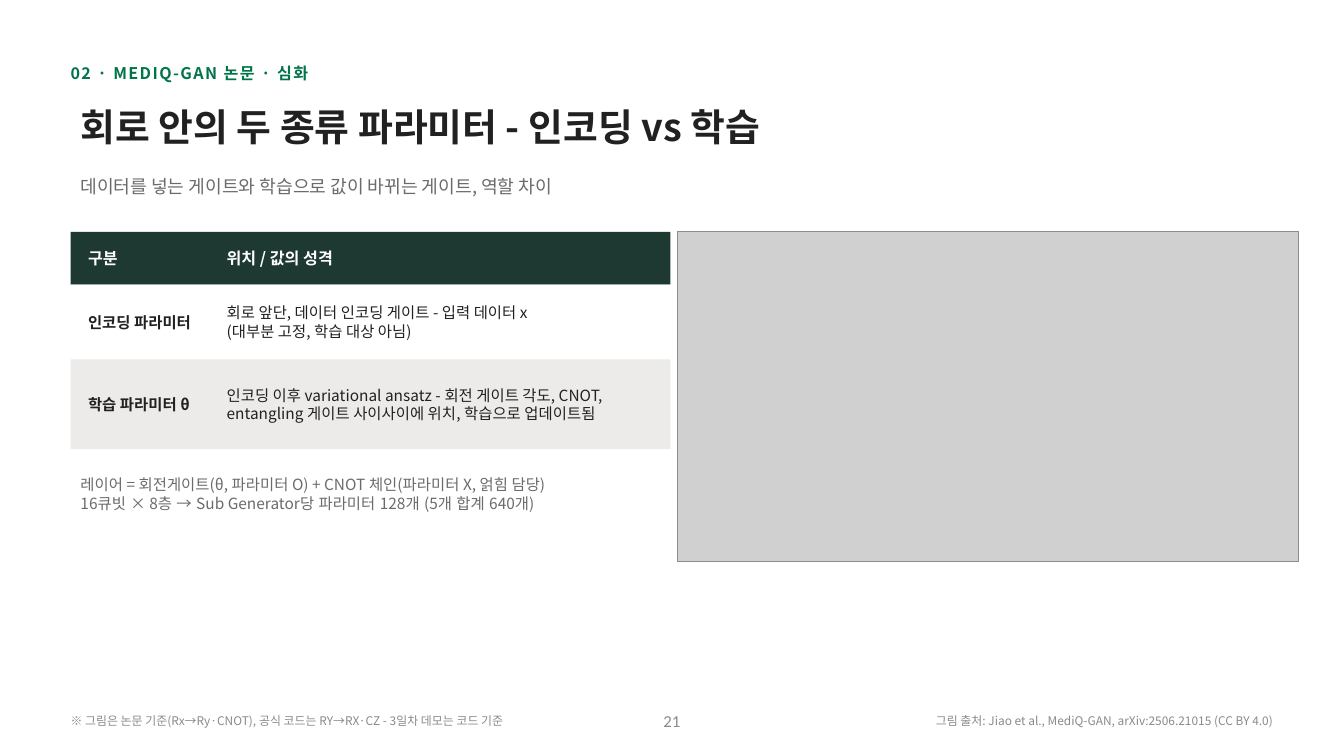
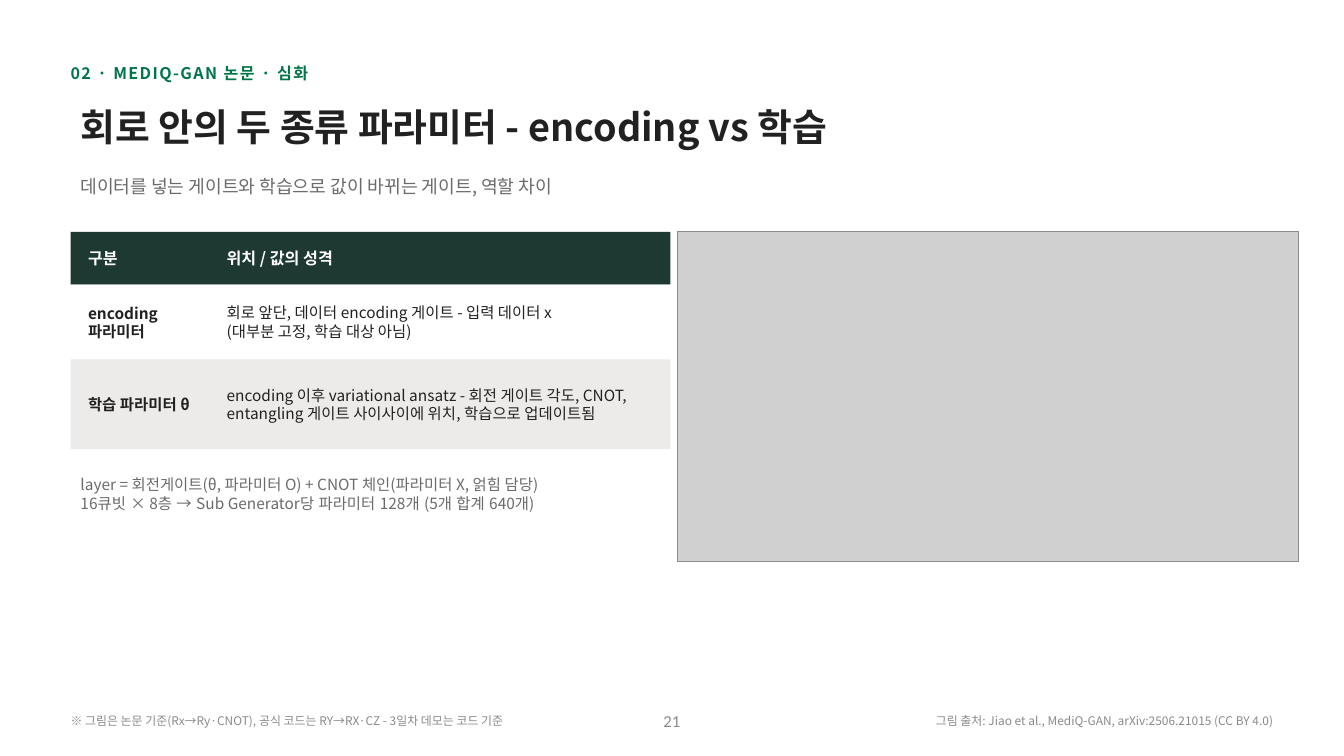
Before and after one commit to hyunhp/skin_disease_qml, a slide deck: slide 21 of practice/day1_slides/day1_theory_slides.pptx. Drawn at 1344x756 pixels with LibreOffice and Linux fonts; fonts in the diff are those of the drawing; grey boxes stand for pictures. Boxes give left, top, right and bottom in pixels: in the first picture for what was removed or moved away, otherwise in the second. Text is boxed around its words. In the diff, an @@ line names an element or a change of style, - is before the commit and + after.

```diff
--- a/practice/day1_slides/day1_theory_slides.pptx
+++ b/practice/day1_slides/day1_theory_slides.pptx
@@ text at <box>80,109,827,150</box>: text changed @@
-회로 안의 두 종류 파라미터 - 인코딩 vs 학습
+회로 안의 두 종류 파라미터 - encoding vs 학습
@@ text at <box>88,306,158,339</box>: text changed @@
-인코딩 파라미터
+encoding 파라미터
@@ text at <box>227,305,552,322</box>: text changed @@
-회로 앞단, 데이터 인코딩 게이트 - 입력 데이터 x
+회로 앞단, 데이터 encoding 게이트 - 입력 데이터 x
@@ text at <box>227,388,627,423</box>: text changed @@
-인코딩 이후 variational ansatz - 회전 게이트 각도, CNOT, entangling 게이트 사이사이에 위치, 학습으로 업데이트됨
+encoding 이후 variational ansatz - 회전 게이트 각도, CNOT, entangling 게이트 사이사이에 위치, 학습으로 업데이트됨
@@ text at <box>80,477,539,494</box>: text changed @@
-레이어 = 회전게이트(θ, 파라미터 O) + CNOT 체인(파라미터 X, 얽힘 담당)
+layer = 회전게이트(θ, 파라미터 O) + CNOT 체인(파라미터 X, 얽힘 담당)
```
Also in this commit, not shown: 16 other slides changed, 14 other files.
